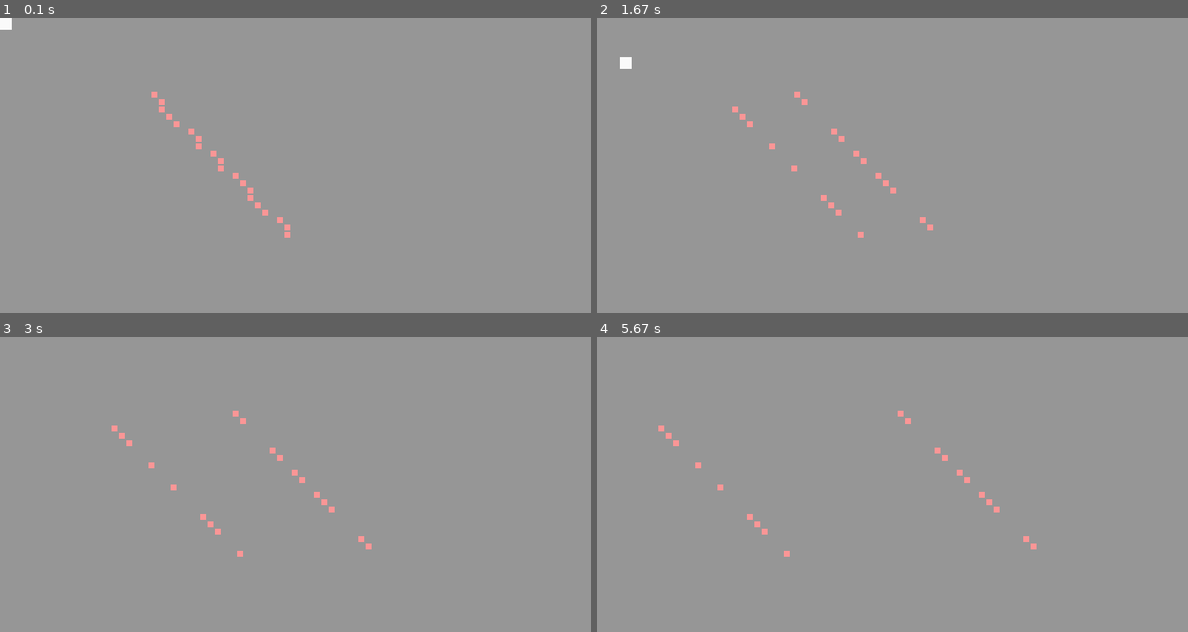
Above: before the commit, frames 1-4 (two rows, left to right).
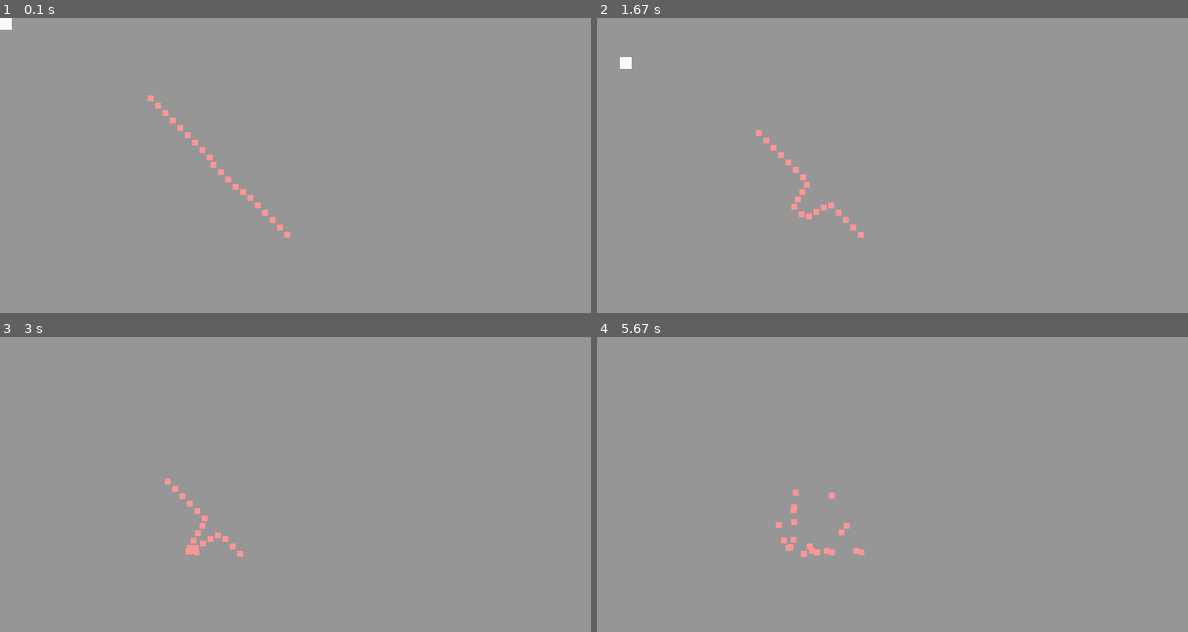
Above: after the commit, the same moments.

Repository: matuqam/pygame_spawning
Game: pygame game, started from main.py
Same seed, same stepped clock (60 frames per second), same inputs: the game is played once before the commit and once after it.
Inputs:
- Up to frame 1 (0.1 s): no input
- Up to frame 2 (1.67 s): hold J 0.33-0.8 s; hold D 0.33-0.8 s; tap T at 0.83 s; hold D 1.17-1.63 s; tap J at 1.23, 1.53 s; tap E at 1.32 s
- Up to frame 3 (3 s): hold W 1.67-1.97 s; tap J at 1.73, 2.07, 2.37, 2.57, 2.9 s; hold D 2-2.47 s; tap F at 2.15 s; hold S 2.5-2.8 s; tap E at 2.65 s; hold W from 2.83 s (still down)
- Up to frame 4 (5.67 s): release W at 3.2 s; hold D 3.23-3.87 s; tap J at 3.3, 3.6, 3.97, 4.37, 4.67, 4.87, 5.2, 5.5 s; tap F at 3.38, 4.95 s; hold S 3.9-4.27 s; tap E at 4.05, 5.28 s; hold D 4.3-4.77 s; hold W 4.8-5.1 s; hold D 5.13-5.6 s; hold S from 5.63 s (still down)

The runs differ from the first frame. In frame 1, 0.6% of the frame differs, in the area x 25-50%, y 25-72%; in frame 2, 0.6%; in frame 3, 0.7%; in frame 4, 0.8%, in the area x 10-75%, y 25-75%.

Commit message:
Added methods to Vector2d for vector operations
Added NPC movement abilities including destination setting and cycling

Diff:
--- a/engine.py
+++ b/engine.py
@@ -107,6 +107,10 @@
     def __init__(self, x:int, y:int):
         self.x = x
         self.y = y
+
+    def magnitude(self):
+        return round((self.x**2 + self.y**2)**0.5)
+
     def __repr__(self):
         return f'(X:{self.x}, Y:{self.y})'
 
@@ -119,31 +123,53 @@
     def __mul__(self, other):
         return Vector2d(self.x*other, self.y*other)
 
+    def __truediv__(self, other):
+        return Vector2d(self.x / other, self.y / other)
+
+    def __floordiv__(self, other):
+        return Vector2d(self.x // other, self.y // other)
+
+    def __round__(self, ndigits=0):
+        return Vector2d(int(round(self.x, ndigits=ndigits)),
+                        int(round(self.y, ndigits=ndigits)))
+
     __rmul__ = __mul__
 
 
 class Entity:
     '''Used for the "playable" objects as well as NPCs'''
-    def __init__(self, rect:Rect, parallax:int=1, color=(150,150,150)):
+    def __init__(self, rect:Rect, parallax:int=1, color=(150,150,150), speed=1):
         self.rect = rect
         self.parallax = parallax
         self.color = color
+        self.speed = speed
         self.movement = Vector2d(x=0,y=0)
         self.destinations = []
 
+    def _has_destination(self):
+        return len(self.destinations) > 0
+
     def move(self, movement:Vector2d=None):
         '''
         movement: Vector2d
             allows to temporarly override the Entitys stored movement vector.
         '''
+        if self._has_destination():
+            print(f'position (x:{self.rect.x}, y:{self.rect.y}; target: {self.destinations[0]}')
+            delta = self.destinations[0] - Vector2d(self.rect.x, self.rect.y)
+            if delta.magnitude() <= self.speed * 10:
+                self.cycle_destination()
+            if delta.magnitude() > 0.0:
+                self.movement = round(delta / delta.magnitude())
+
         self.rect.x += movement.x if movement is not None else self.movement.x
         self.rect.y += movement.y if movement is not None else self.movement.y
 
     def add_destination(self, destination: Vector2d):
-        self.destination.append(destination)
+        self.destinations.append(destination)
 
     def cycle_destination(self):
-        self.destination = self.destination[1:] + self.destination[:1]
+        self.destinations = self.destinations[1:] + self.destinations[:1]
 
 
 
@@ -191,12 +217,13 @@
         '''
         # use a generator for this?
         # use yield for this?
+        if duration is not None and self.shake_time == 0:
+            self.preshake = Vector2d(self.rect.x, self.rect.y)
         self.shake_unit = time_unit if time_unit is not None else self.shake_unit
         self.shake_time += duration * self.shake_unit if duration is not None else 0
         self.shake_amplitude = amplitude if amplitude is not None else self.shake_amplitude
 
-        if duration is not None:
-            self.preshake = Vector2d(self.rect.x, self.rect.y)
+
         if self.shake_time <= 0 and self.preshake.x is not None:
             self.rect.x, self.rect.y = self.preshake.x, self.preshake.y
             self.preshake = Vector2d(None, None)
--- a/imports.py
+++ b/imports.py
@@ -1,4 +1,5 @@
 # python packages
+import sys
 from enum import Enum
 from random import randint, choice
 from typing import List, Dict, Tuple
--- a/main.py
+++ b/main.py
@@ -19,7 +19,11 @@
 statics = []
 for i in range(20):
     entity = Entity(Rect(i*20,i*20, 16, 16), parallax=0.5, color=(250,150,150))
-    entity.movement = Vector2d(choice((-1, 1)), 0)
+    # entity.movement = Vector2d(choice((-1, 1)), 0)
+    entity.add_destination(Vector2d(50, 380))
+    entity.add_destination(Vector2d(randint(0, display.get_width()), randint(0, display.get_height())))
+    entity.add_destination(Vector2d(randint(0, display.get_width()), randint(0, display.get_height())))
+    print(f'{entity.destinations=}')
     statics.append(entity)
 
 elements = statics + [protagonist]
Not shown, changed: README.md
